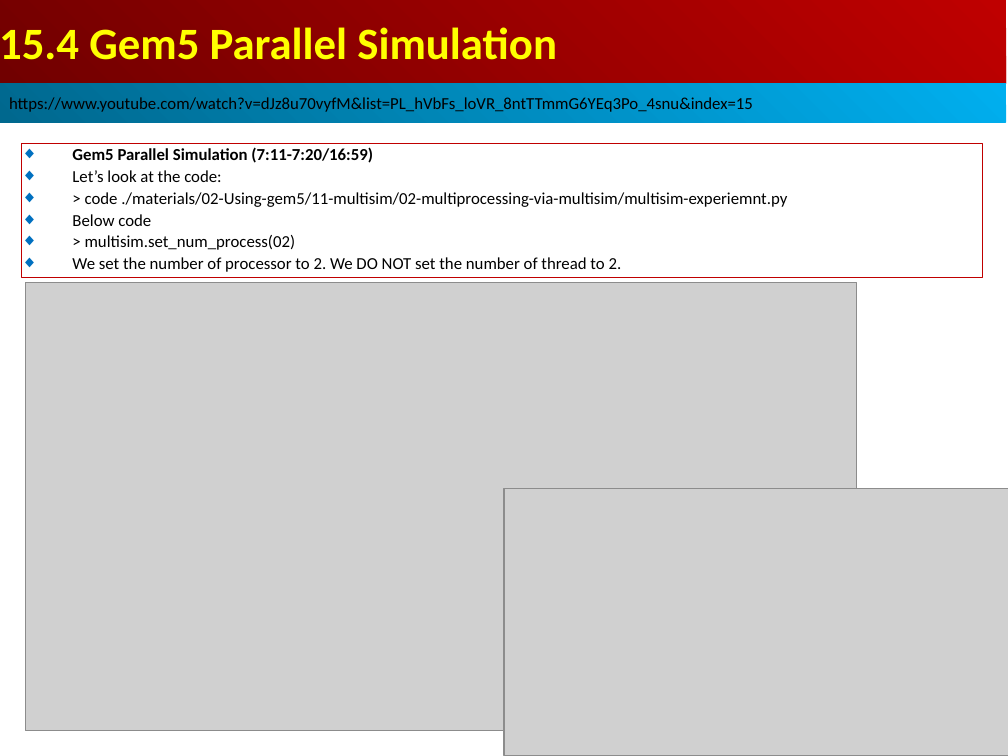
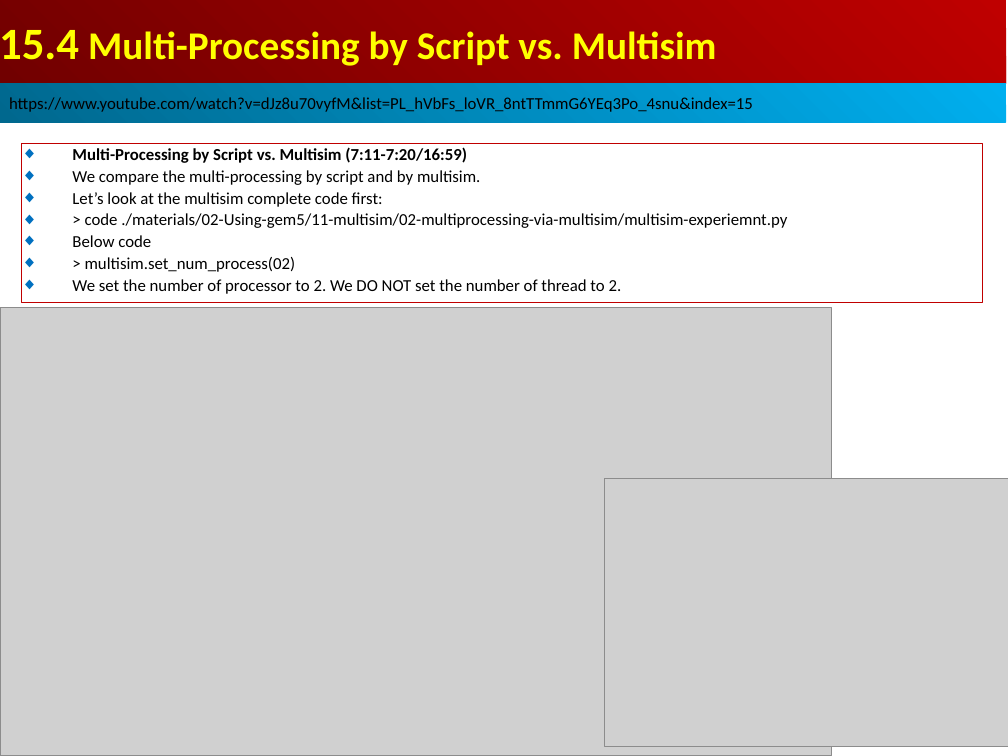
Before and after one commit to peterhchen/AIU_CS850_Gem5_McPAT, a slide deck: slide 18 of 050_Gem5/015.MultiSim/000_Video/015.MultiSim.ppt. Drawn at 1008x756 pixels with LibreOffice and Linux fonts; fonts in the diff are those of the drawing; grey boxes stand for pictures. Boxes give left, top, right and bottom in pixels: in the first picture for what was removed or moved away, otherwise in the second. Text is boxed around its words. In the diff, an @@ line names an element or a change of style, - is before the commit and + after.

```diff
--- a/050_Gem5/015.MultiSim/000_Video/015.MultiSim.ppt
+++ b/050_Gem5/015.MultiSim/000_Video/015.MultiSim.ppt
@@ text in rectangle at box(0, 30, 717, 66): text changed; size 32 to 28 pt @@
-15.4 Gem5 Parallel Simulation
+15.4 Multi-Processing by Script vs. Multisim
@@ rectangle "Multi-Processing by Script vs. Multisim ...": place and size @@
-rectangle "Multi-Processing by Script vs. Multisim ..." at box(21, 143, 983, 277)
+rectangle "Multi-Processing by Script vs. Multisim ..." at box(21, 143, 983, 302)
@@ text in rectangle at box(72, 147, 480, 207): text changed; bold off @@
-◆ Gem5 Parallel Simulation (7:11-7:20/16:59)
-◆ Let’s look at the code:
+◆ Multi-Processing by Script vs. Multisim (7:11-7:20/16:59)
+◆ We compare the multi-processing by script and by multisim.
+◆ Let’s look at the multisim complete code first:
@@ picture: place and size @@
-picture at box(25, 282, 857, 731)
+picture at box(0, 307, 832, 756)
@@ picture: place and size @@
-picture at box(504, 488, 1008, 756)
+picture at box(605, 479, 1008, 747)
```
Also in this commit, not shown: 10 other slides changed, 3 slides added.
